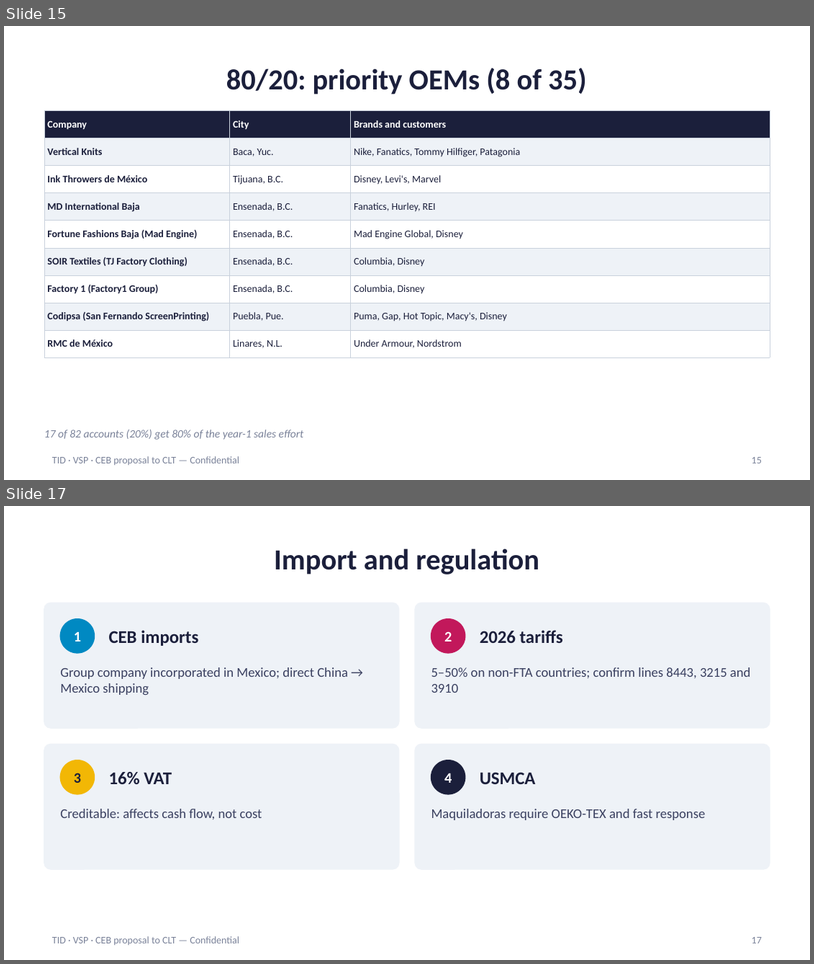
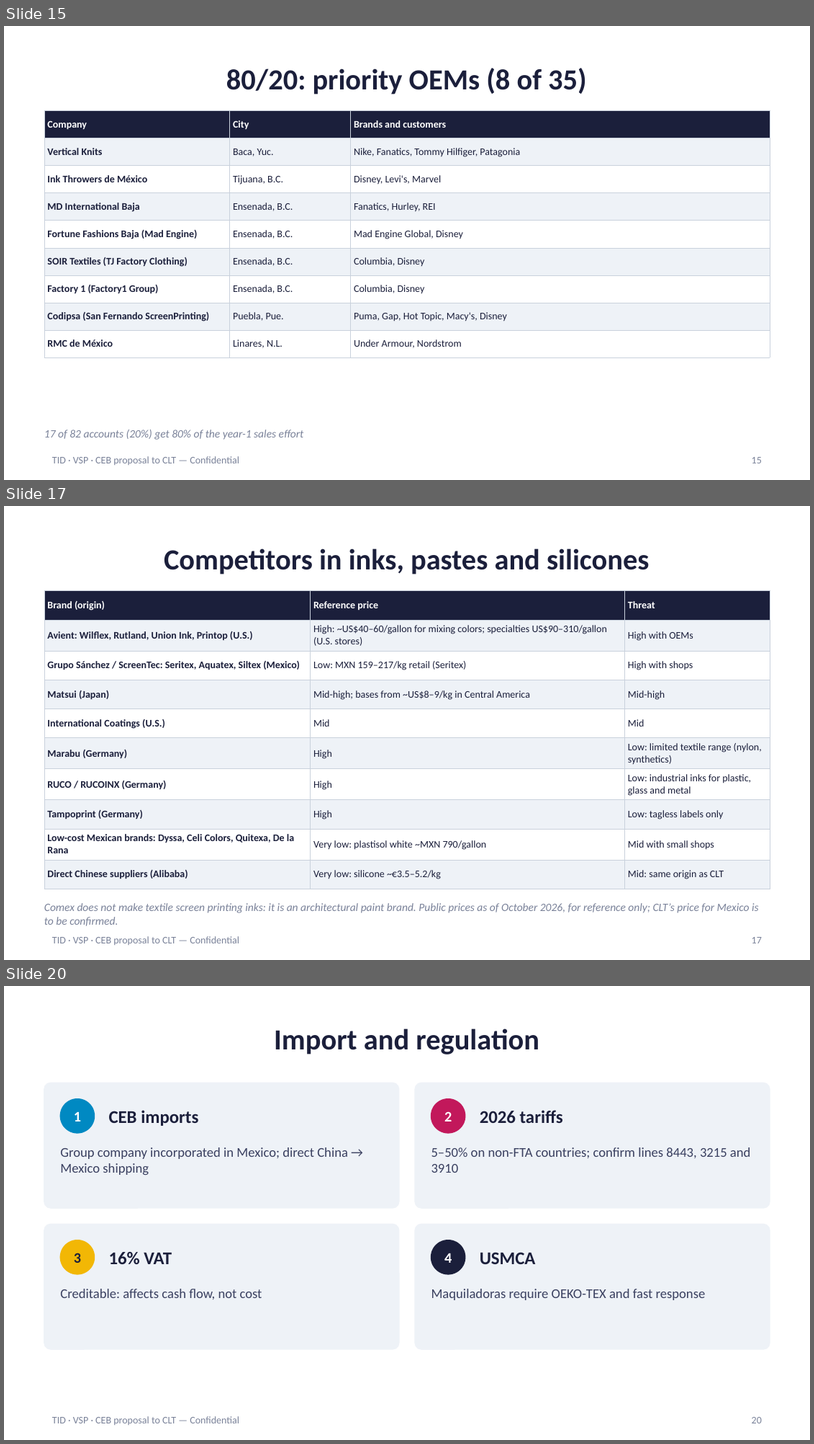
Before and after one commit to carlosmoreno793508/Cosas-Carlos, a slide deck: propuesta-clt/CLT_Proposal_Presentation_EN.pptx. Shown one above the other, each under a label of ours: slides 15 and 17 before the commit, slides 15, 17 and 20 after it; the slides between them are not shown. The pictures are 814x964 and 814x1444 pixels, drawn with LibreOffice and Linux fonts; fonts in the diff are those of the drawing. Boxes give left, top, right and bottom in pixels: in the first picture for what was removed or moved away, otherwise in the second. Text is boxed around its words. In the diff, an @@ line names an element or a change of style, - is before the commit and + after.

```diff
--- a/propuesta-clt/CLT_Proposal_Presentation_EN.pptx
+++ b/propuesta-clt/CLT_Proposal_Presentation_EN.pptx
@@ slide 17 added at box(4, 506, 810, 960), background #FFFFFF; not listed: 1 template element that a slide beside it also shows @@
@@ title added at box(164, 548, 649, 574), 26 pt, text #1B1F3B, bold @@
+Competitors in inks, pastes and silicones
@@ table added at box(44, 591, 770, 882), 10 rows, 3 columns @@
+Brand (origin) | Reference price | Threat
+Avient: Wilflex, Rutland, Union Ink, Printop (U.S.) | High: ~US$40–60/gallon for mixing colors; specialties US$90–310/gallon (U.S. stores) | High with OEMs
+Grupo Sánchez / ScreenTec: Seritex, Aquatex, Siltex (Mexico) | Low: MXN 159–217/kg retail (Seritex) | High with shops
+Matsui (Japan) | Mid-high; bases from ~US$8–9/kg in Central America | Mid-high
+International Coatings (U.S.) | Mid | Mid
+Marabu (Germany) | High | Low: limited textile range (nylon, synthetics)
+RUCO / RUCOINX (Germany) | High | Low: industrial inks for plastic, glass and metal
+Tampoprint (Germany) | High | Low: tagless labels only
+Low-cost Mexican brands: Dyssa, Celi Colors, Quitexa, De la Rana | Very low: plastisol white ~MXN 790/gallon | Mid with small shops
+Direct Chinese suppliers (Alibaba) | Very low: silicone ~€3.5–5.2/kg | Mid: same origin as CLT
@@ text added at box(44, 903, 759, 926), 10 pt, text #7A8299, italic @@
+Comex does not make textile screen printing inks: it is an architectural paint brand. Public prices as of October 2026, for reference only; CLT’s price for Mexico is to be confirmed.
@@ page number added at box(752, 937, 762, 943), 9 pt, text #7A8299 @@
+17
@@ what was slide 17 is now slide 20 @@
@@ page number at box(752, 1417, 762, 1423): text changed @@
-17
+20
```
Also in this commit, not shown: 2 slides changed, 2 other slides added, 9 other files.
